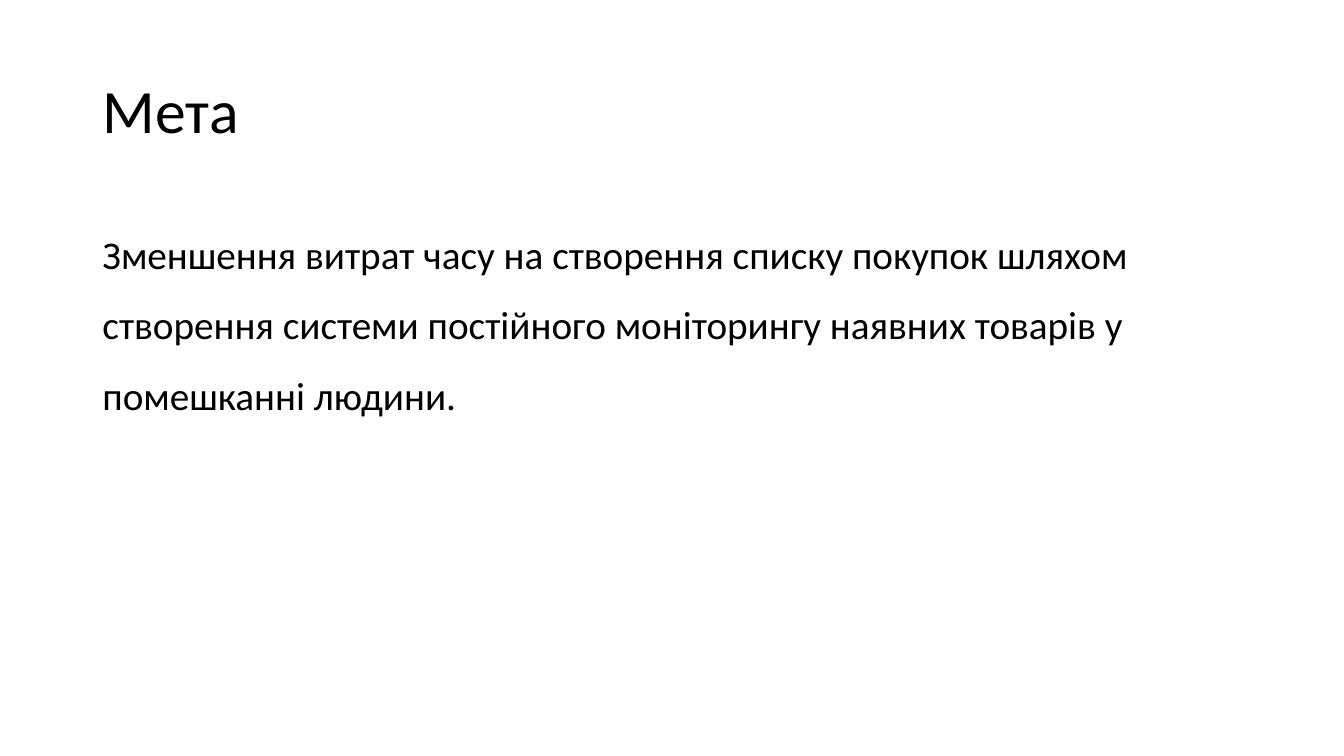
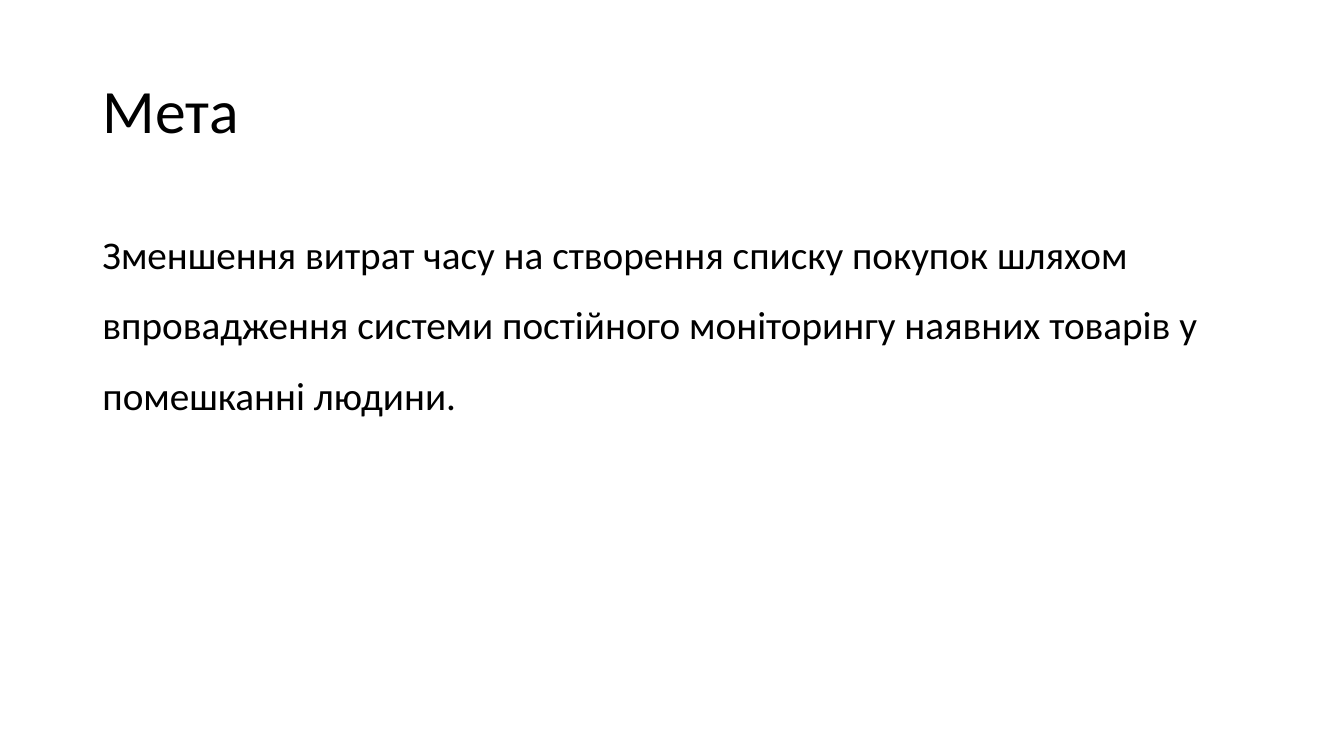
Before and after one commit to Kharabet/SmartShoppingList, a slide deck: slide 2 of docs/kpi docs/ПЗ/Presentation_defense.pptx. Drawn at 1344x756 pixels with LibreOffice and Linux fonts; fonts in the diff are those of the drawing. Boxes give left, top, right and bottom in pixels: in the first picture for what was removed or moved away, otherwise in the second. Text is boxed around its words. In the diff, an @@ line names an element or a change of style, - is before the commit and + after.

```diff
--- a/docs/kpi docs/ПЗ/Presentation_defense.pptx
+++ b/docs/kpi docs/ПЗ/Presentation_defense.pptx
@@ text at (102, 243, 1197, 417): text changed @@
-Зменшення витрат часу на створення списку покупок шляхом створення системи постійного моніторингу наявних товарів у помешканні людини.
+Зменшення витрат часу на створення списку покупок шляхом впровадження системи постійного моніторингу наявних товарів у помешканні людини.
```
Also in this commit, not shown: 2 other slides changed, 1 slide added, 7 other files.
